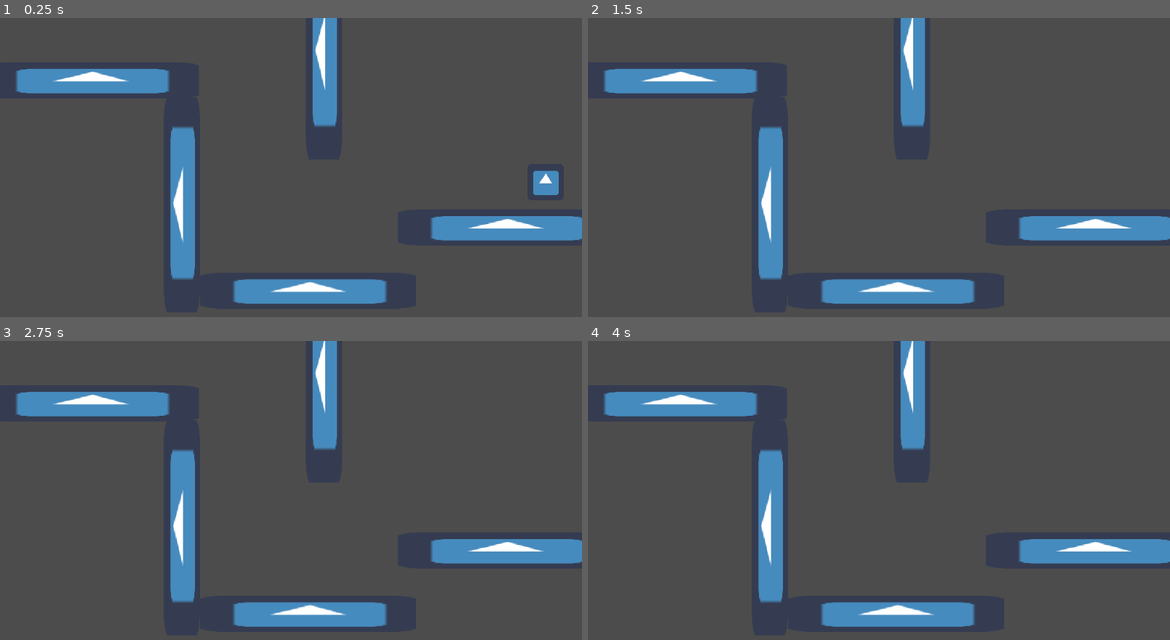
Above: before the commit, frames 1-4 (two rows, left to right).
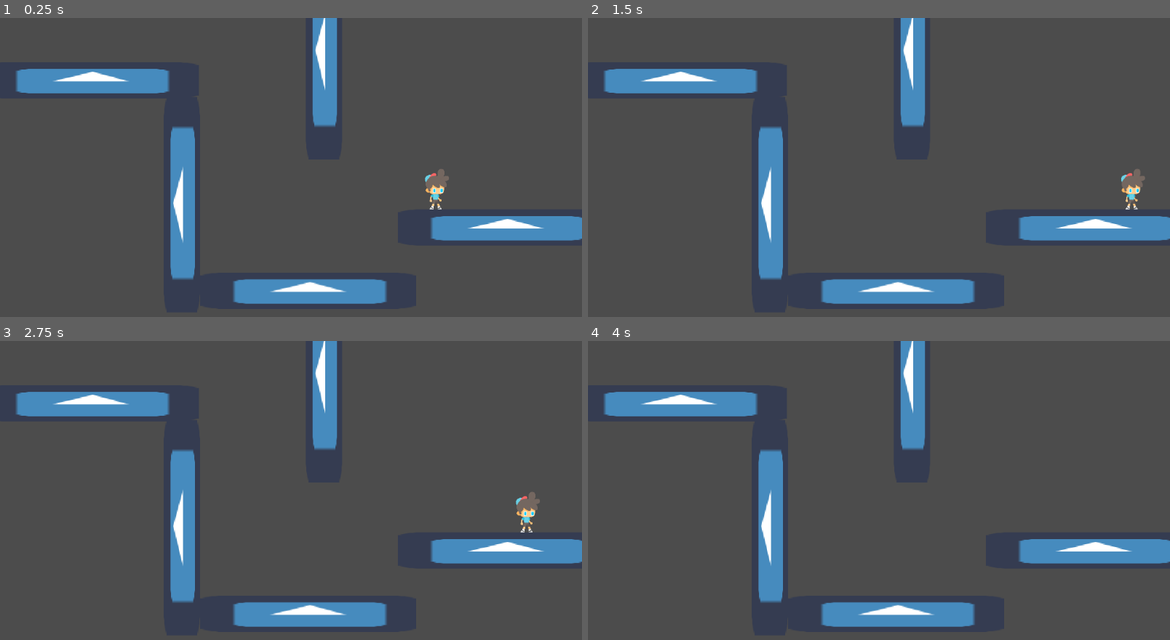
Above: after the commit, the same moments.

Repository: Anatole-DC/godot_plateformer_tutorial
Game: Godot game, scene res://levels/DemoScene.tscn
The game is run twice, just before and just after one commit, with the same random seed, the same clock (stepped at 60 frames per second) and the same inputs. The project has no main scene, so this scene is started directly. The engine's default icon, where the game draws it, is replaced by a stand-in: a white triangle on a blue panel in a dark square.
Inputs:
- Up to frame 1 (0.25 s): no input
- Up to frame 2 (1.5 s): hold Right (right) from 0.53 s (still down); tap Space (jump) at 0.77 s
- Up to frame 3 (2.75 s): tap Space (jump) at 1.52 s; release Right (right) at 2.03 s; hold Q (left) from 2.03 s (still down)
- Up to frame 4 (4 s): release Q (left) at 2.78 s; hold Right (right) from 2.78 s (still down); tap Space (jump) at 3.02, 3.77 s

The runs differ from the first frame. In frame 1, 0.7% of the frame differs, in the area x 73-96%, y 50-65%; in frame 2, 0.3%; in frame 3, 0.3%; in frame 4, nothing differs.

Commit message:
:bento: Add animation sprite to the asset folder

Diff:
--- a/characters/player/Player.tscn
+++ b/characters/player/Player.tscn
@@ -1,16 +1,47 @@
-[gd_scene load_steps=4 format=2]
+[gd_scene load_steps=19 format=2]
 
 [ext_resource path="res://characters/player/Player.gd" type="Script" id=1]
-[ext_resource path="res://assets/icons/icon.png" type="Texture" id=2]
+[ext_resource path="res://assets/animations/player/Idle (1).png" type="Texture" id=2]
+[ext_resource path="res://assets/animations/player/Idle (2).png" type="Texture" id=3]
+[ext_resource path="res://assets/animations/player/Idle (3).png" type="Texture" id=4]
+[ext_resource path="res://assets/animations/player/Idle (4).png" type="Texture" id=5]
+[ext_resource path="res://assets/animations/player/Idle (5).png" type="Texture" id=6]
+[ext_resource path="res://assets/animations/player/Idle (6).png" type="Texture" id=7]
+[ext_resource path="res://assets/animations/player/Idle (7).png" type="Texture" id=8]
+[ext_resource path="res://assets/animations/player/Idle (8).png" type="Texture" id=9]
+[ext_resource path="res://assets/animations/player/Idle (9).png" type="Texture" id=10]
+[ext_resource path="res://assets/animations/player/Idle (10).png" type="Texture" id=11]
+[ext_resource path="res://assets/animations/player/Idle (11).png" type="Texture" id=12]
+[ext_resource path="res://assets/animations/player/Idle (12).png" type="Texture" id=13]
+[ext_resource path="res://assets/animations/player/Idle (13).png" type="Texture" id=14]
+[ext_resource path="res://assets/animations/player/Idle (14).png" type="Texture" id=15]
+[ext_resource path="res://assets/animations/player/Idle (15).png" type="Texture" id=16]
 
-[sub_resource type="RectangleShape2D" id=1]
-extents = Vector2( 31.9568, 31.9864 )
+[sub_resource type="SpriteFrames" id=2]
+animations = [ {
+"frames": [ ExtResource( 2 ), ExtResource( 3 ), ExtResource( 4 ), ExtResource( 5 ), ExtResource( 6 ), ExtResource( 7 ), ExtResource( 8 ), ExtResource( 9 ), ExtResource( 10 ), ExtResource( 11 ), ExtResource( 12 ), ExtResource( 13 ), ExtResource( 14 ), ExtResource( 15 ), ExtResource( 16 ) ],
+"loop": true,
+"name": "idle",
+"speed": 15.0
+} ]
+
+[sub_resource type="RectangleShape2D" id=3]
+extents = Vector2( 11.0556, 29.3042 )
 
 [node name="Player" type="KinematicBody2D"]
+position = Vector2( -0.164948, -0.569584 )
 script = ExtResource( 1 )
+__meta__ = {
+"_edit_group_": true
+}
 
-[node name="Sprite" type="Sprite" parent="."]
-texture = ExtResource( 2 )
+[node name="Sprite" type="AnimatedSprite" parent="."]
+scale = Vector2( 0.15, 0.15 )
+frames = SubResource( 2 )
+animation = "idle"
+offset = Vector2( 150, 0 )
 
 [node name="CollisionShape2D" type="CollisionShape2D" parent="."]
-shape = SubResource( 1 )
+position = Vector2( -3.98708, 3.41749 )
+scale = Vector2( 1.12, 1 )
+shape = SubResource( 3 )
--- a/levels/DemoScene.tscn
+++ b/levels/DemoScene.tscn
@@ -22,5 +22,5 @@
 rotation = -1.57079
 
 [node name="Player" parent="." instance=ExtResource( 2 )]
-position = Vector2( 960, 190 )
+position = Vector2( 770, 300 )
 WALK_SPEED = 200
Binary file added: assets/animations/player/Dead (1).png
Binary file added: assets/animations/player/Dead (10).png
Binary file added: assets/animations/player/Dead (11).png
Binary file added: assets/animations/player/Dead (12).png
Binary file added: assets/animations/player/Dead (13).png
Binary file added: assets/animations/player/Dead (14).png
Binary file added: assets/animations/player/Dead (15).png
Binary file added: assets/animations/player/Dead (2).png
Binary file added: assets/animations/player/Dead (3).png
Binary file added: assets/animations/player/Dead (4).png
Binary file added: assets/animations/player/Dead (5).png
Binary file added: assets/animations/player/Dead (6).png
(and 67 more such lines)
